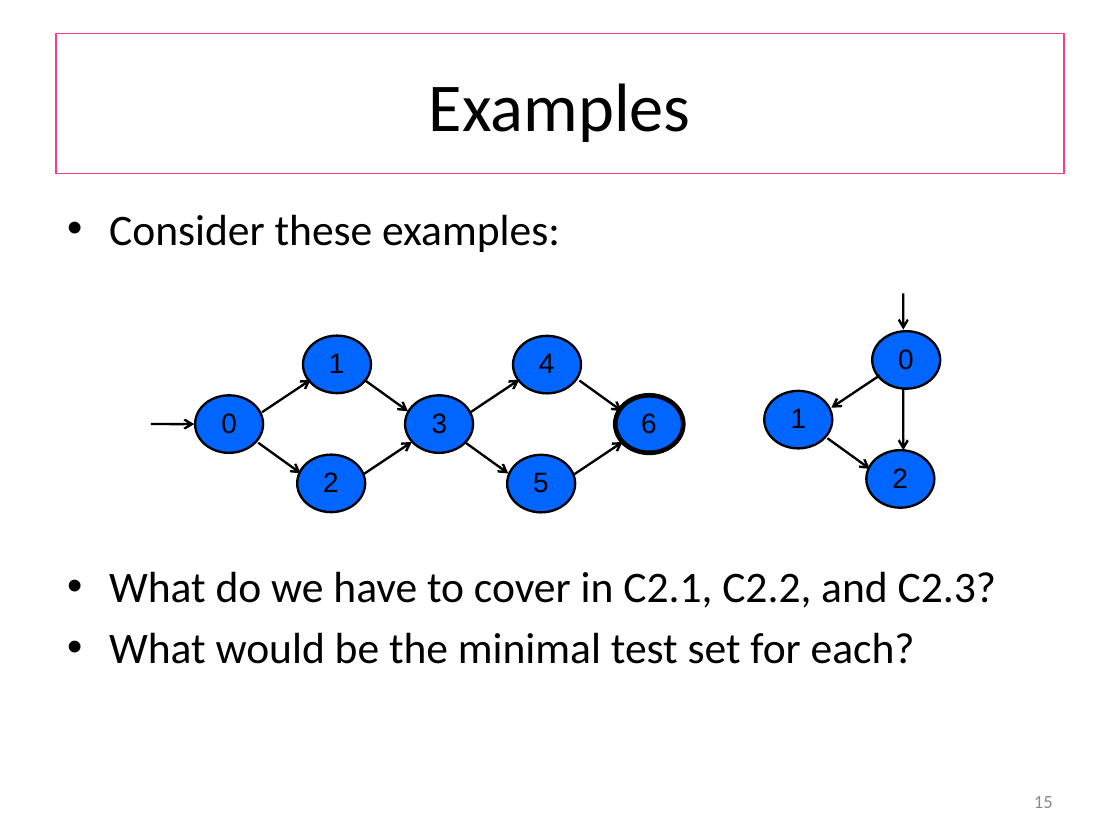
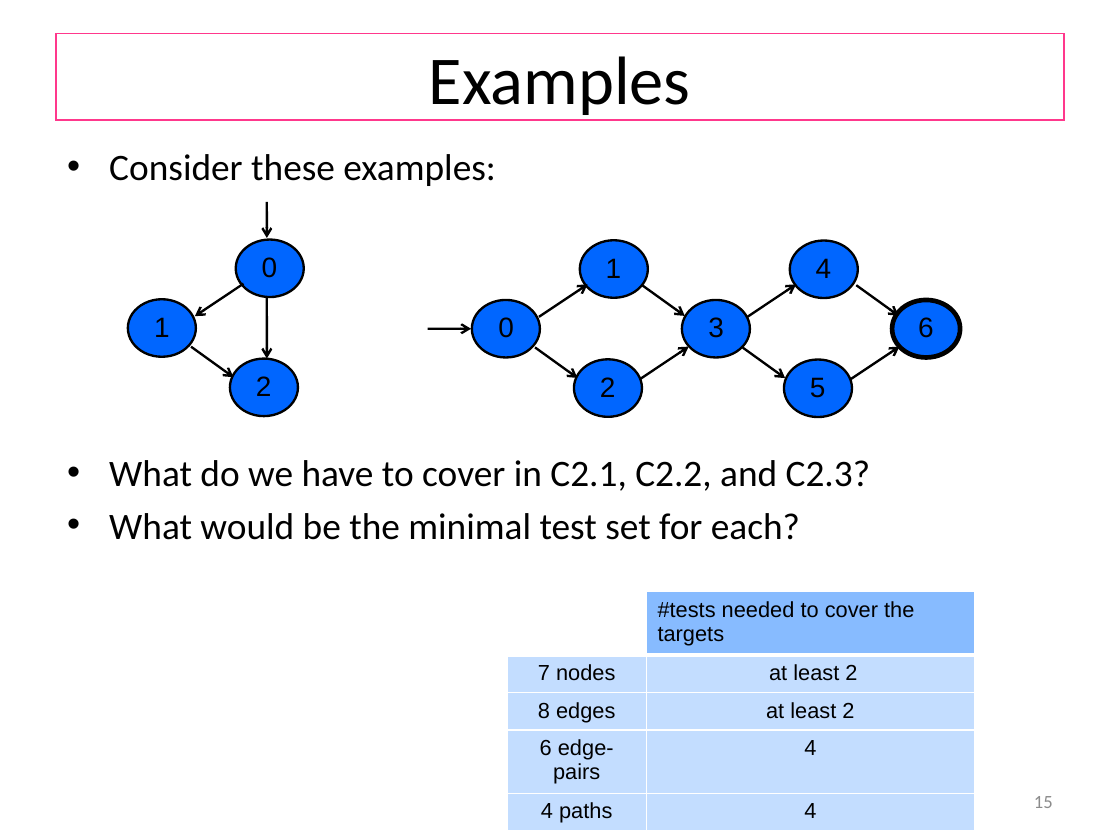
Before and after one commit to wooshrow/b3stv, a slide deck: slide 15 of slides/gbt.pptx. Drawn at 1120x840 pixels with LibreOffice and Linux fonts; fonts in the diff are those of the drawing. Boxes give left, top, right and bottom in pixels: in the first picture for what was removed or moved away, otherwise in the second. Text is boxed around its words. In the diff, an @@ line names an element or a change of style, - is before the commit and + after.

Commit message:
slides update

```diff
--- a/slides/gbt.pptx
+++ b/slides/gbt.pptx
@@ title "Examples": place and size @@
-title "Examples" at (56,34,1064,174)
+title "Examples" at (56,34,1064,120)
@@ text "Consider these examples:": place and size @@
-text "Consider these examples:" at (109,214,996,664)
+text "Consider these examples:" at (109,154,870,540)
@@ text "Consider these examples:" at (109,154,870,540): size 28 to 24 pt @@
@@ 4 arrows, 3 ellipses, 2 texts: place and size @@
-4 arrows, 3 ellipses, 2 texts at (764,293,941,507)
+4 arrows, 3 ellipses, 2 texts at (128,202,304,416)
@@ arrow moved from (365, 381) - (408, 411) to (643, 286) - (684, 316) @@
@@ arrow moved from (579, 381) - (622, 411) to (857, 286) - (898, 316) @@
@@ text "1": place and size @@
-text "1" at (791,408,807,428)
+text "1" at (154,317,170,337)
@@ 7 texts, 7 ellipses, 7 arrows: place and size @@
-7 texts, 7 ellipses, 7 arrows at (151,336,683,512)
+7 texts, 7 ellipses, 7 arrows at (428,241,960,417)
@@ table added at (507,591,974,827), 5 rows, 2 columns @@
+ | #tests needed to cover the targets
+7 nodes | at least 2
+8 edges | at least 2
+6 edge-pairs | 4
+4 paths | 4
```
Also in this commit, not shown: 2 other slides changed, 4 other files.
